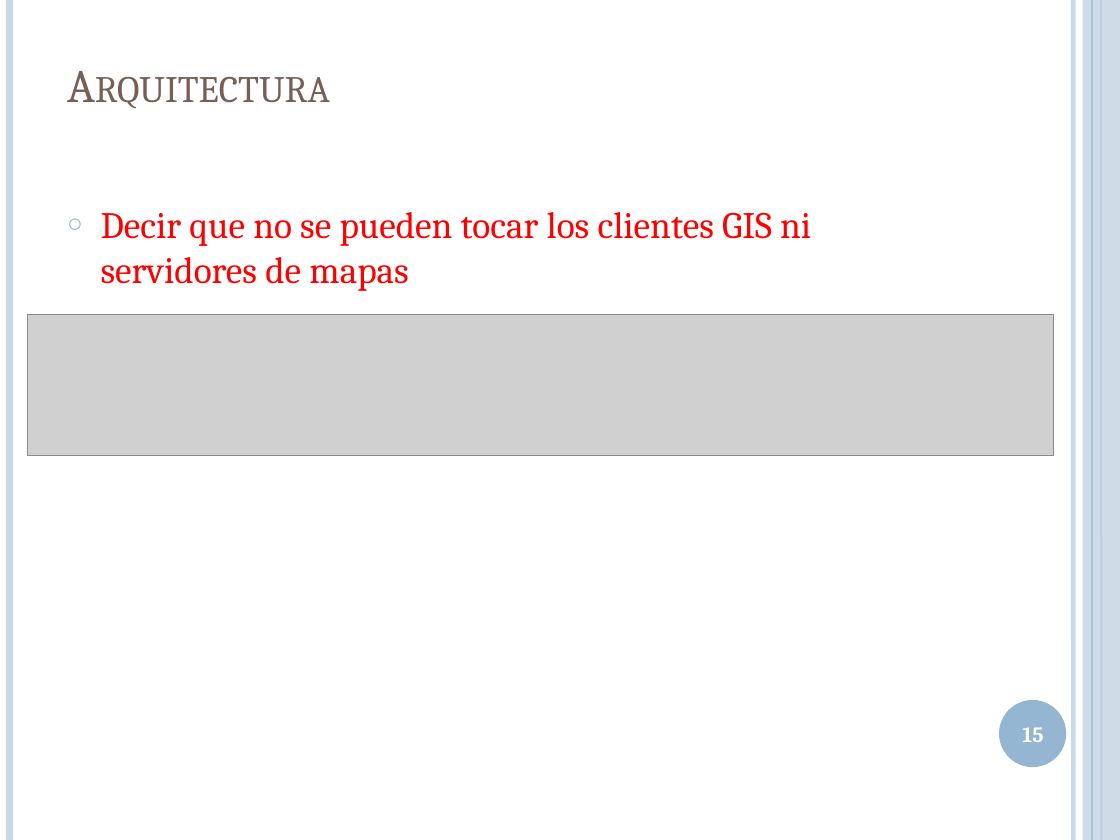
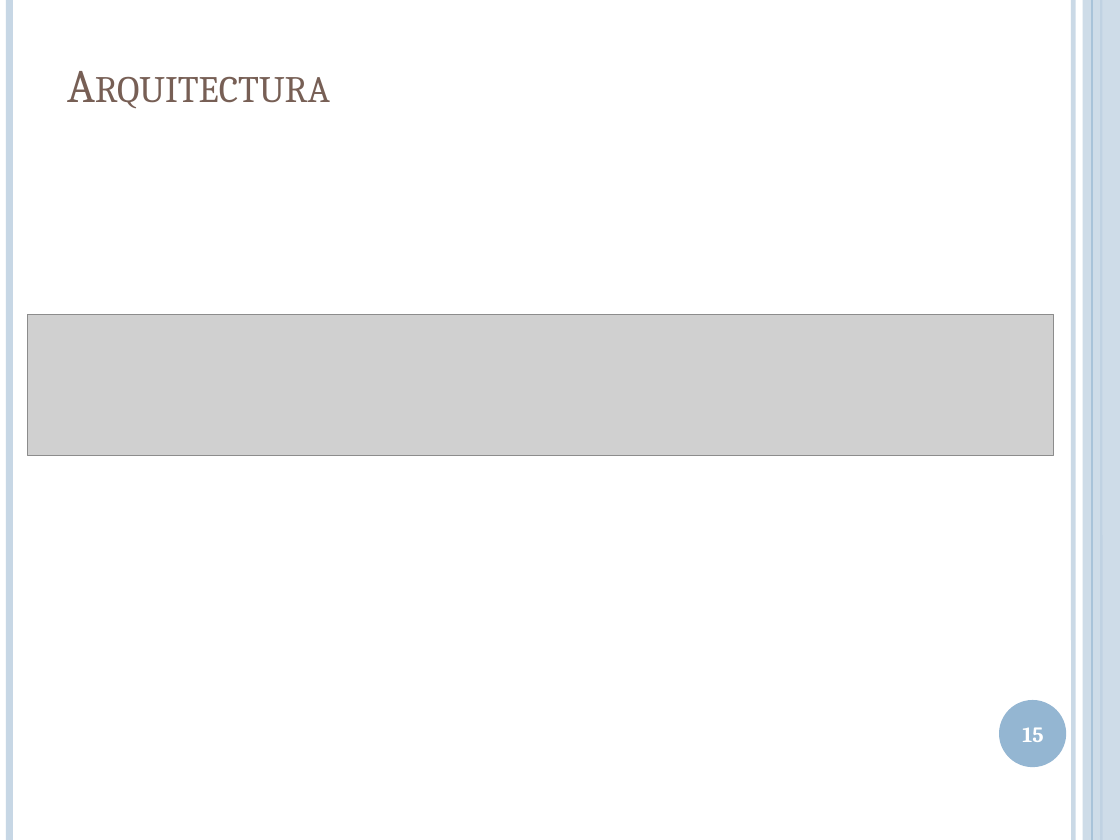
Before and after one commit to lcpaso1/integracion-gis-pge, a slide deck: slide 15 of Presentacion.pptx. Drawn at 1120x840 pixels with LibreOffice and Linux fonts; fonts in the diff are those of the drawing; grey boxes stand for pictures. Boxes give left, top, right and bottom in pixels: in the first picture for what was removed or moved away, otherwise in the second. Text is boxed around its words. In the diff, an @@ line names an element or a change of style, - is before the commit and + after.

```diff
--- a/Presentacion.pptx
+++ b/Presentacion.pptx
@@ text removed at <box>101,212,811,291</box> @@
-○ Decir que no se pueden tocar los clientes GIS ni servidores de mapas
```
Also in this commit, not shown: 4 other slides changed, 1 other file.
